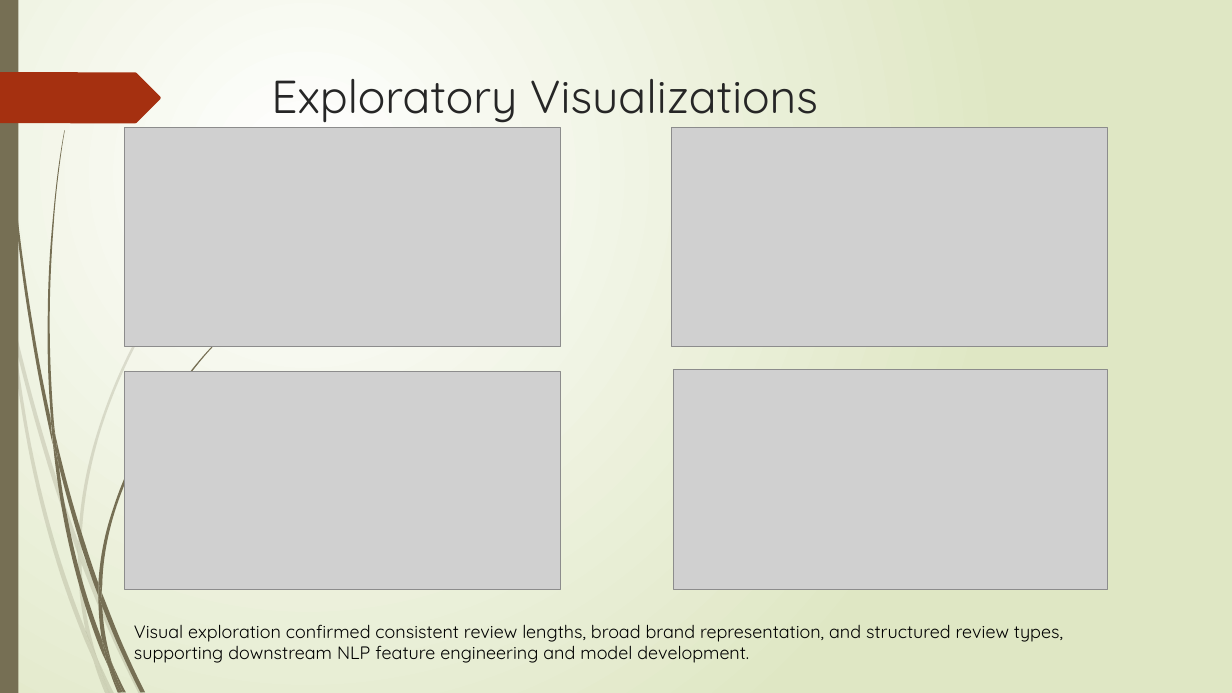
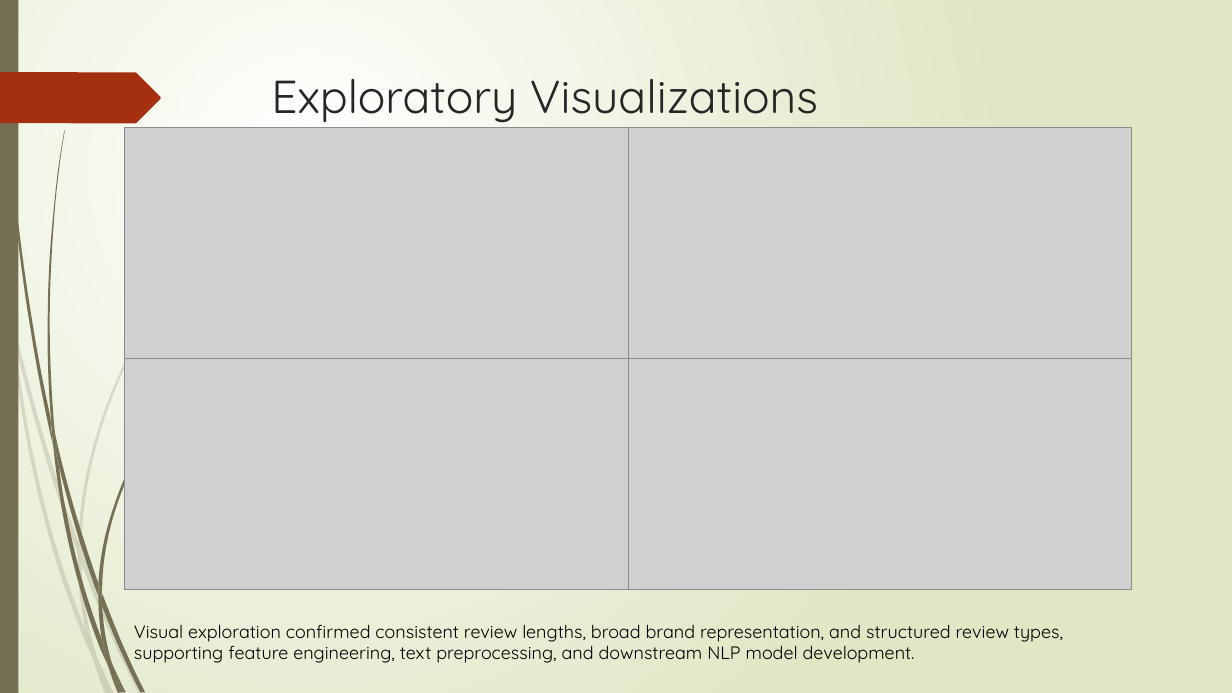
Before and after one commit to Austin-Engstrom/capstone-ds785, a slide deck: slide 4 of project_documents/DS785_Presentation3.pptx. Drawn at 1232x693 pixels with LibreOffice and Linux fonts; fonts in the diff are those of the drawing; grey boxes stand for pictures. Boxes give left, top, right and bottom in pixels: in the first picture for what was removed or moved away, otherwise in the second. Text is boxed around its words. In the diff, an @@ line names an element or a change of style, - is before the commit and + after.

Commit message:
presentation and eda updates

```diff
--- a/project_documents/DS785_Presentation3.pptx
+++ b/project_documents/DS785_Presentation3.pptx
@@ picture: place and size @@
-picture at [125, 128, 561, 347]
+picture at [125, 128, 628, 359]
@@ picture: place and size @@
-picture at [672, 128, 1108, 347]
+picture at [628, 128, 1132, 359]
@@ picture: place and size @@
-picture at [125, 372, 561, 591]
+picture at [125, 359, 628, 590]
@@ picture: place and size @@
-picture at [674, 370, 1107, 590]
+picture at [628, 359, 1132, 590]
@@ text at [134, 624, 1063, 663]: text changed @@
-Visual exploration confirmed consistent review lengths, broad brand representation, and structured review types, supporting downstream NLP feature engineering and model development.
+Visual exploration confirmed consistent review lengths, broad brand representation, and structured review types, supporting feature engineering, text preprocessing, and downstream NLP model development.
```
Also in this commit, not shown: 4 other slides changed, 15 other files.
